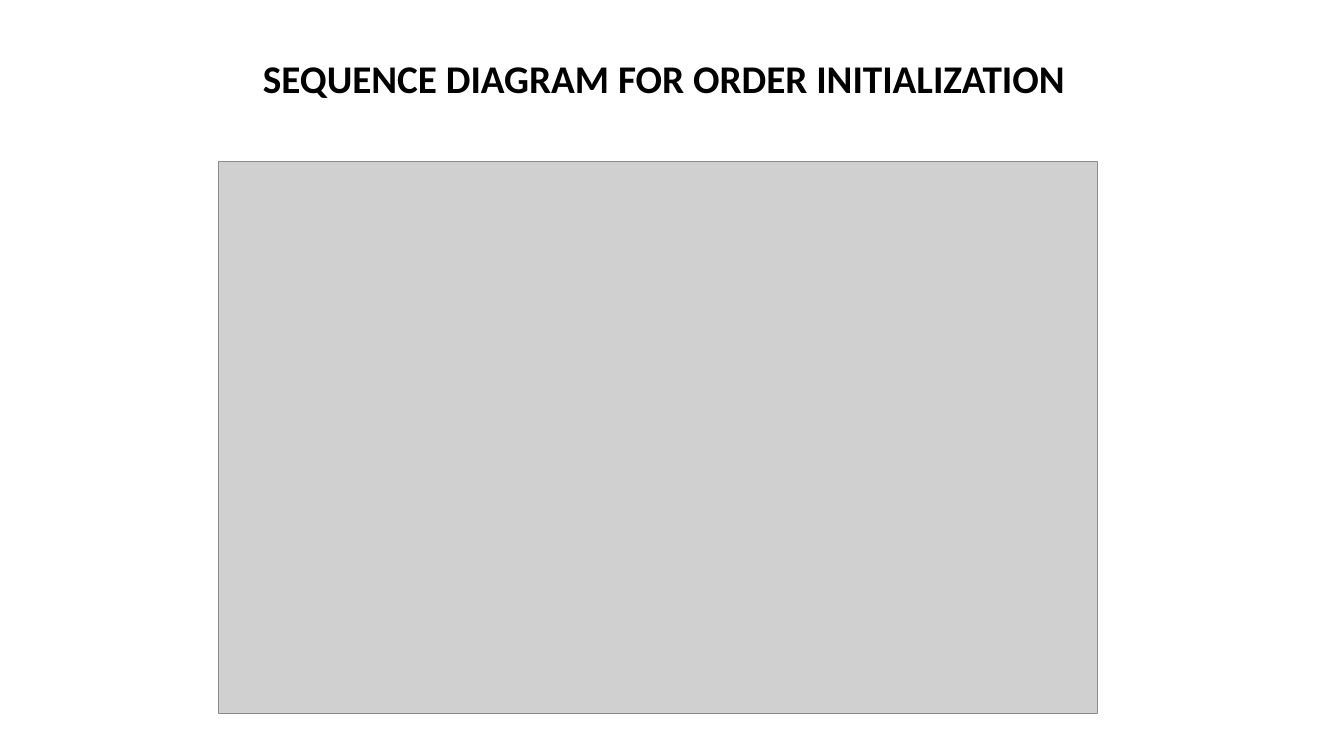
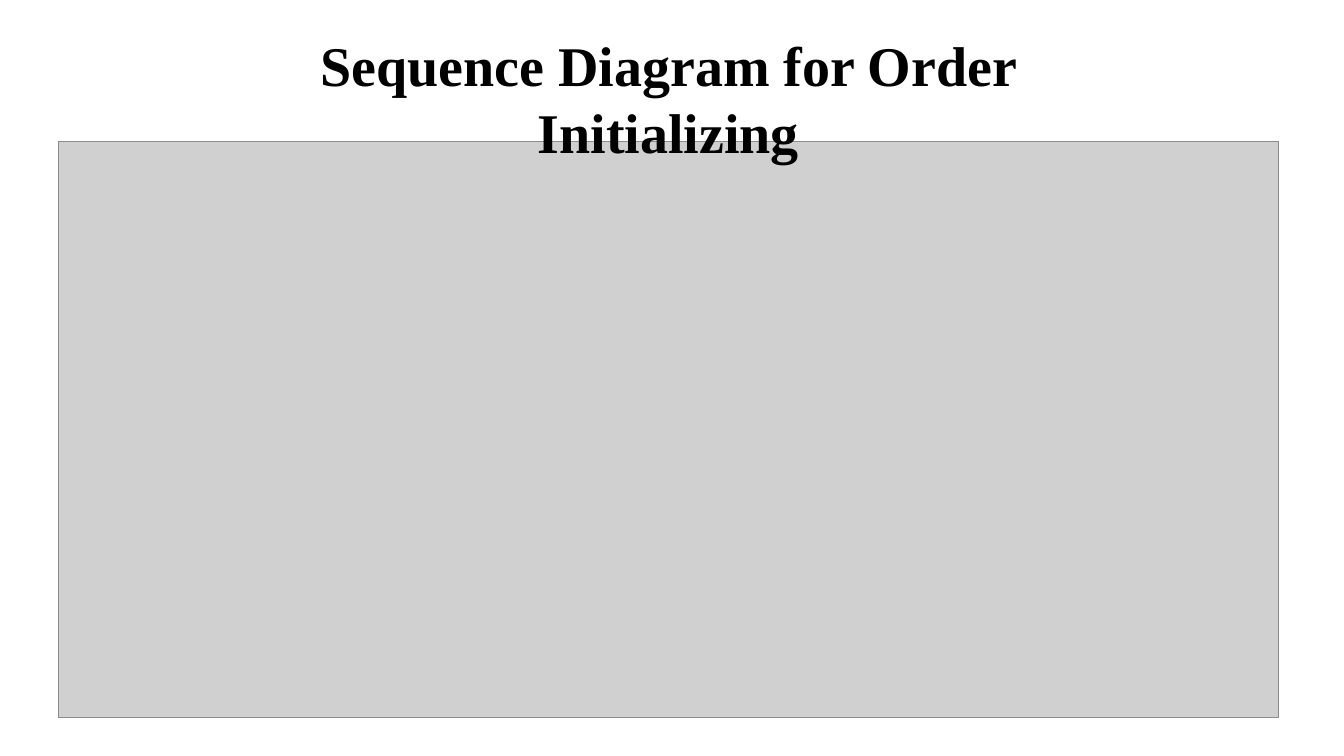
Before and after one commit to asing472/Great_Outdoor_Group_B, a slide deck: slide 29 of Presentation/GroupB.pptx (slide 27 before the commit). Drawn at 1344x756 pixels with LibreOffice and Linux fonts; fonts in the diff are those of the drawing; grey boxes stand for pictures. Boxes give left, top, right and bottom in pixels: in the first picture for what was removed or moved away, otherwise in the second. Text is boxed around its words. In the diff, an @@ line names an element or a change of style, - is before the commit and + after.

```diff
--- a/Presentation/GroupB.pptx
+++ b/Presentation/GroupB.pptx
@@ text "Sequence Diagram for Order Initializing" at <box>321,46,1017,163</box>: vertical alignment bottom to top @@
@@ text at <box>321,46,1017,163</box>: text changed; size 28 to 40 pt; font Calibri to Times New Roman @@
-SEQUENCE DIAGRAM FOR ORDER INITIALIZATION
+Sequence Diagram for Order Initializing
@@ picture: place and size @@
-picture at <box>219,162,1098,715</box>
+picture at <box>58,142,1278,718</box>
```
Also in this commit, not shown: 12 other slides changed, 32 slides added, 15 slides removed.
